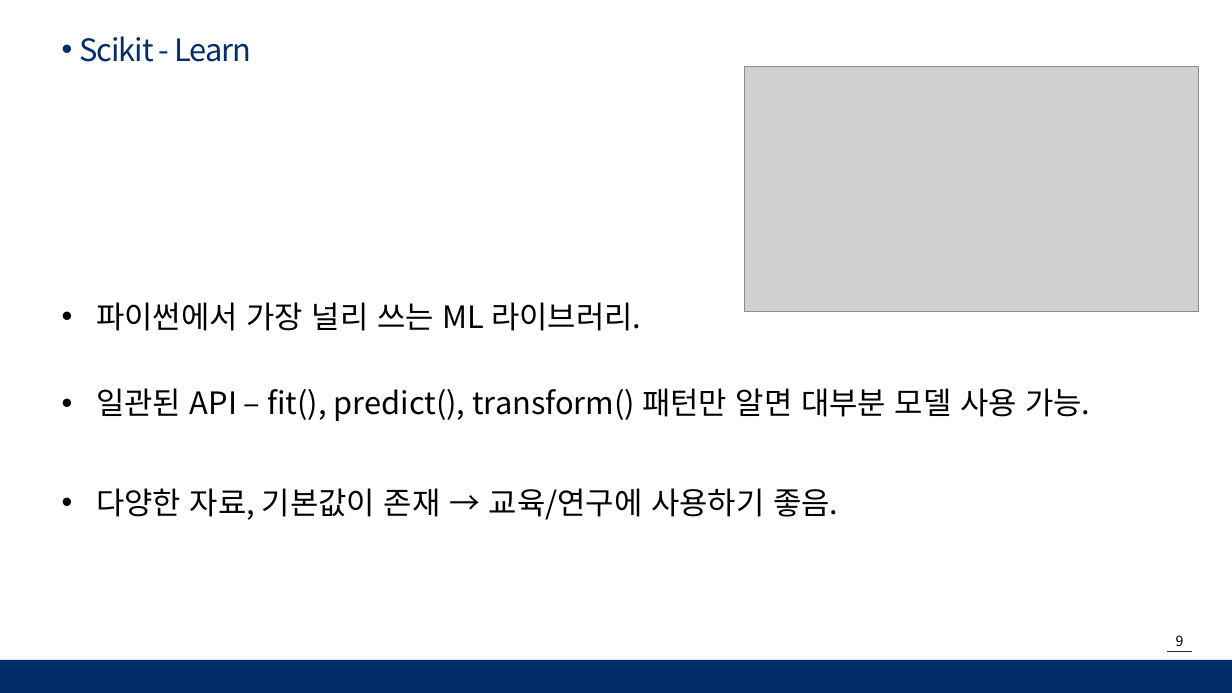
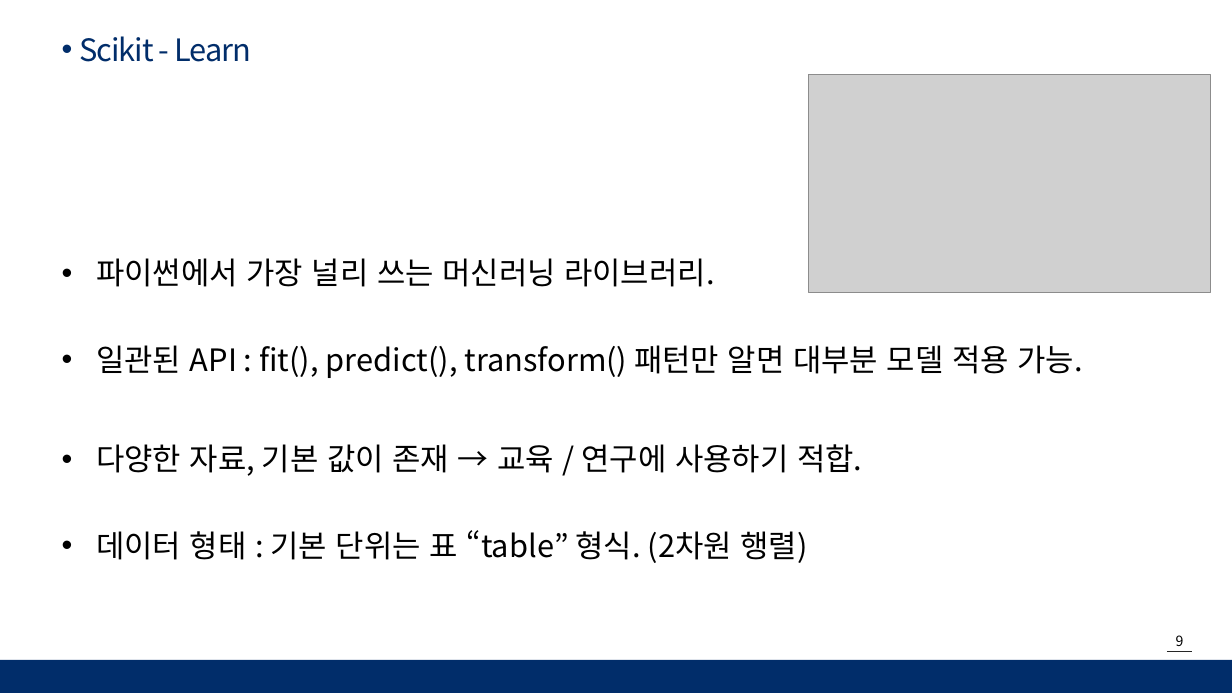
Before and after one commit to moonjanghyun/numpy, a slide deck: slide 9 of 머신러닝 _ MJH.pptx. Drawn at 1232x693 pixels with LibreOffice and Linux fonts; fonts in the diff are those of the drawing; grey boxes stand for pictures; background and template pictures are left out. Boxes give left, top, right and bottom in pixels: in the first picture for what was removed or moved away, otherwise in the second. Text is boxed around its words. In the diff, an @@ line names an element or a change of style, - is before the commit and + after.

```diff
--- a/머신러닝 _ MJH.pptx
+++ b/머신러닝 _ MJH.pptx
@@ picture: place and size @@
-picture at [745,67,1199,311]
+picture at [809,75,1212,292]
@@ text at [96,258,1082,563]: text changed @@
-• 파이썬에서 가장 널리 쓰는 ML 라이브러리.
-• 일관된 API – fit(), predict(), transform() 패턴만 알면 대부분 모델 사용 가능.
-• 다양한 자료, 기본값이 존재 → 교육/연구에 사용하기 좋음.
+• 파이썬에서 가장 널리 쓰는 머신러닝 라이브러리.
+• 일관된 API : fit(), predict(), transform() 패턴만 알면 대부분 모델 적용 가능.
+• 다양한 자료, 기본 값이 존재 → 교육 / 연구에 사용하기 적합.
+• 데이터 형태 : 기본 단위는 표 “table” 형식. (2차원 행렬)
```
Also in this commit, not shown: 6 other slides changed, 14 slides added.
